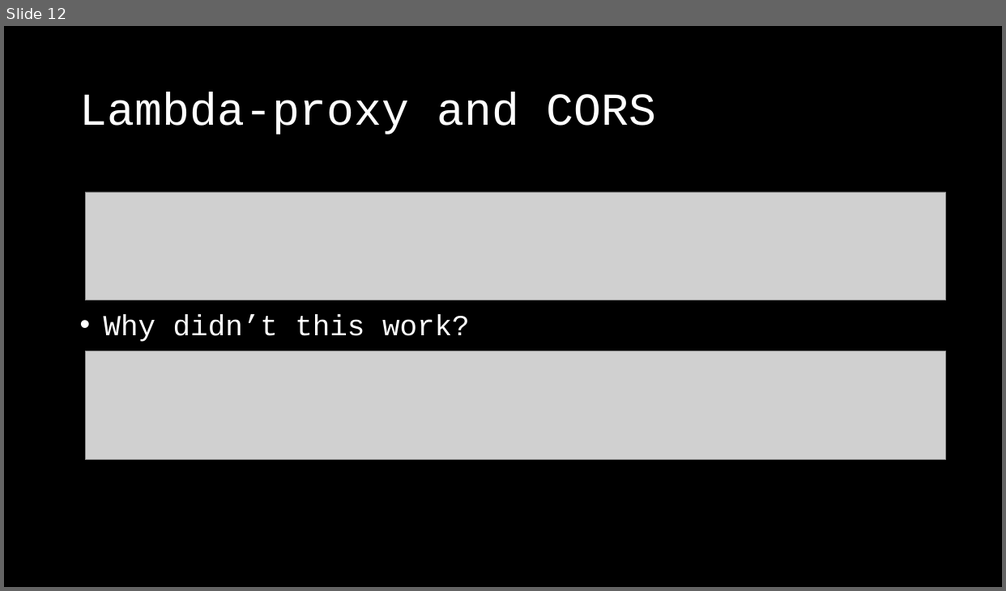
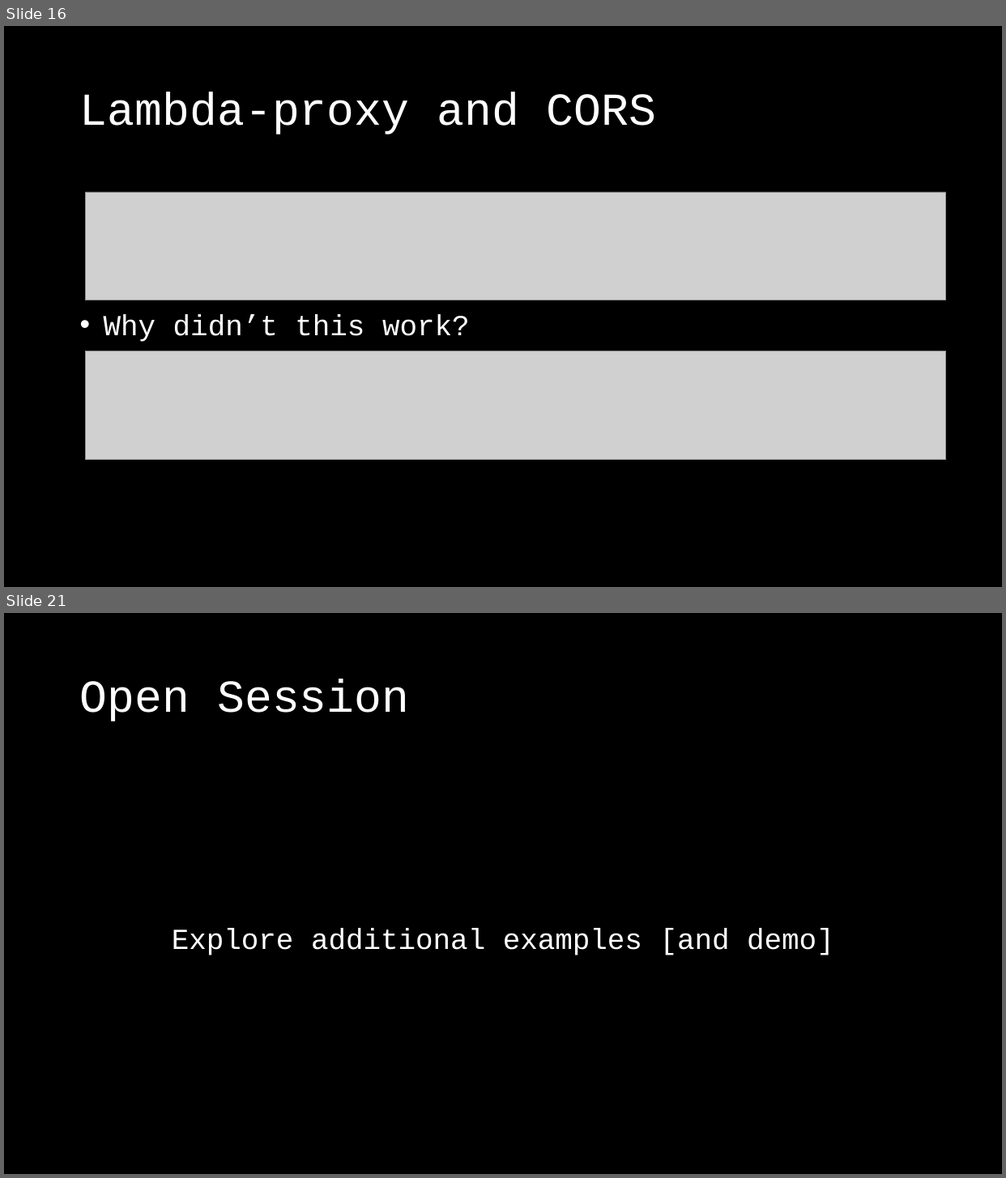
Before and after one commit to rsnestor/slac, a slide deck: doc/slac_slides.pptx. Shown one above the other, each under a label of ours: slide 12 before the commit, slides 16 and 21 after it; the slides between them are not shown. The pictures are 1006x591 and 1006x1178 pixels, drawn with LibreOffice and Linux fonts; fonts in the diff are those of the drawing; grey boxes stand for pictures. Boxes give left, top, right and bottom in pixels: in the first picture for what was removed or moved away, otherwise in the second. Text is boxed around its words. In the diff, an @@ line names an element or a change of style, - is before the commit and + after.

Commit message:
example tuning

```diff
--- a/doc/slac_slides.pptx
+++ b/doc/slac_slides.pptx
@@ slide 21 added at bbox=[4, 613, 1002, 1174], background #000000 @@
@@ title added at bbox=[80, 679, 409, 722], 44 pt, text #FFFFFF @@
+Open Session
@@ text added at bbox=[172, 929, 834, 956], 28 pt, text #FFFFFF @@
+Explore additional examples [and demo]
@@ what was slide 12 is now slide 16 @@
```
Also in this commit, not shown: 5 slides changed, 9 other slides added, 1 slide removed, 9 other files.
